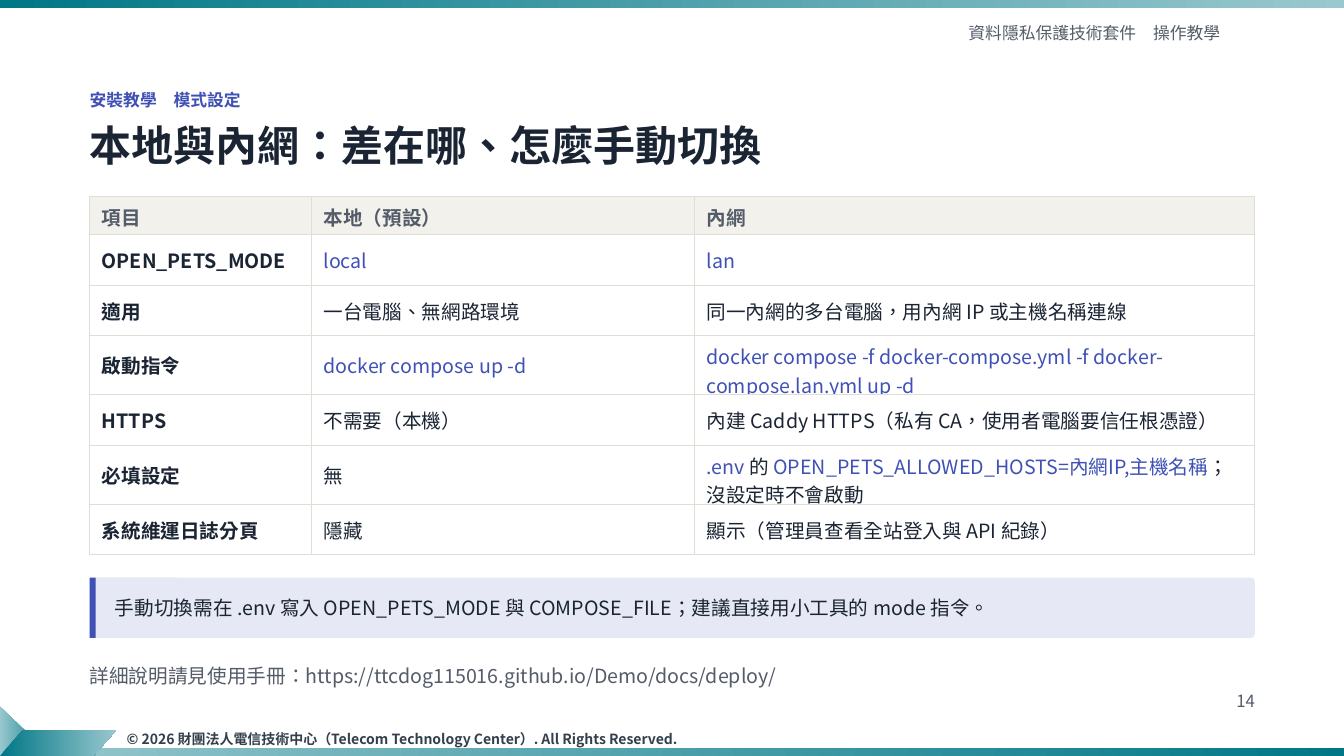
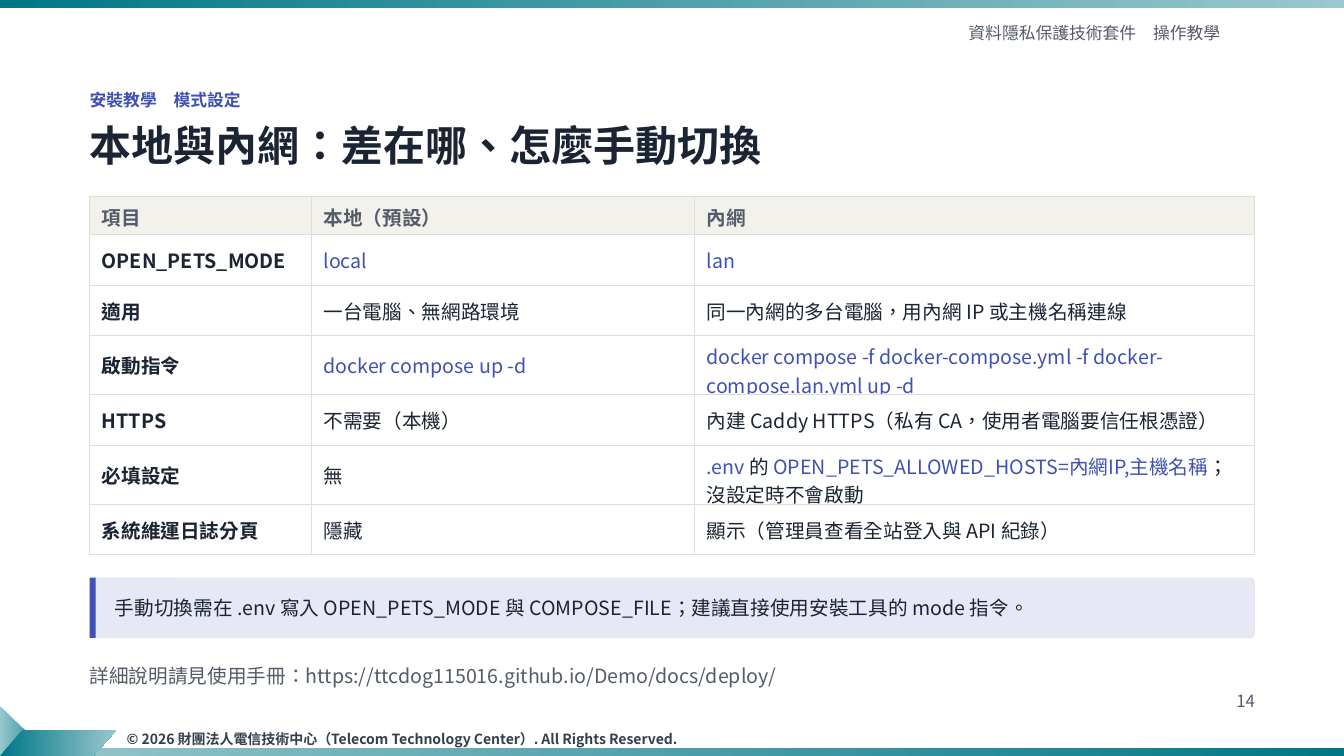
Before and after one commit to ttcdog115016/Demo, a slide deck: slide 14 of slides/資料隱私保護技術套件_操作教學_TTC樣板_v4.pptx. Drawn at 1344x756 pixels with LibreOffice and Linux fonts; fonts in the diff are those of the drawing; background and template pictures are left out. Boxes give left, top, right and bottom in pixels: in the first picture for what was removed or moved away, otherwise in the second. Text is boxed around its words. In the diff, an @@ line names an element or a change of style, - is before the commit and + after.

```diff
--- a/slides/資料隱私保護技術套件_操作教學_TTC樣板_v4.pptx
+++ b/slides/資料隱私保護技術套件_操作教學_TTC樣板_v4.pptx
@@ text at bbox=[115, 598, 1029, 618]: text changed @@
-手動切換需在 .env 寫入 OPEN_PETS_MODE 與 COMPOSE_FILE；建議直接用小工具的 mode 指令。
+手動切換需在 .env 寫入 OPEN_PETS_MODE 與 COMPOSE_FILE；建議直接使用安裝工具的 mode 指令。
```
Also in this commit, not shown: 12 other slides changed, 7 other files.
